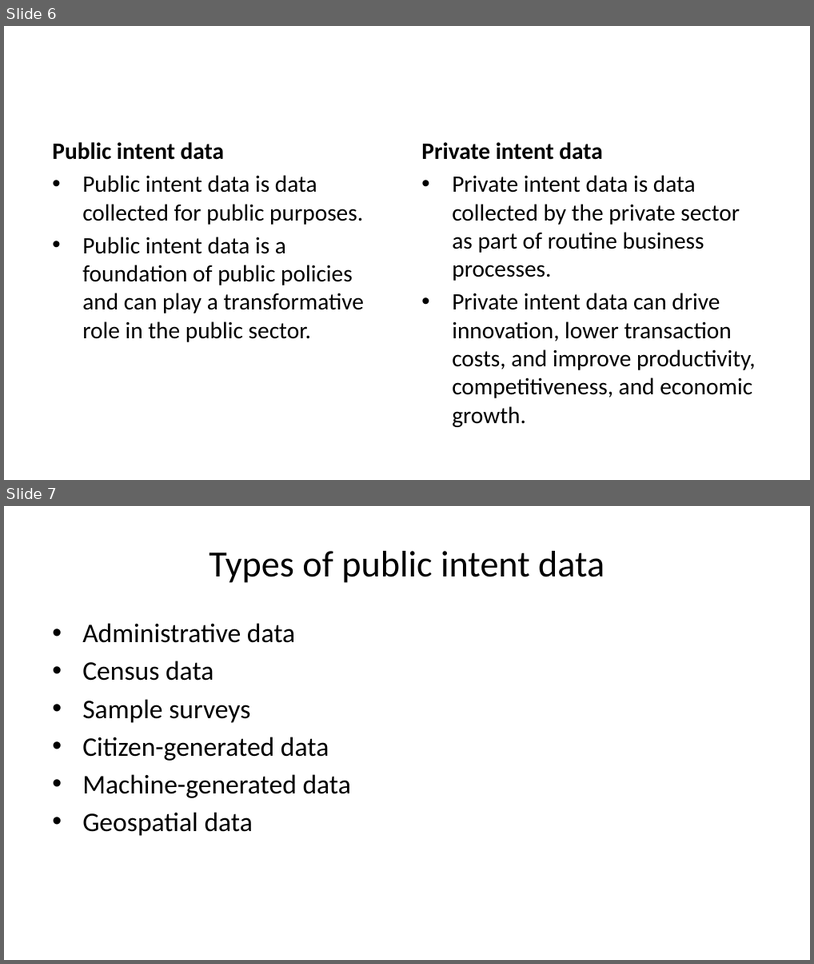
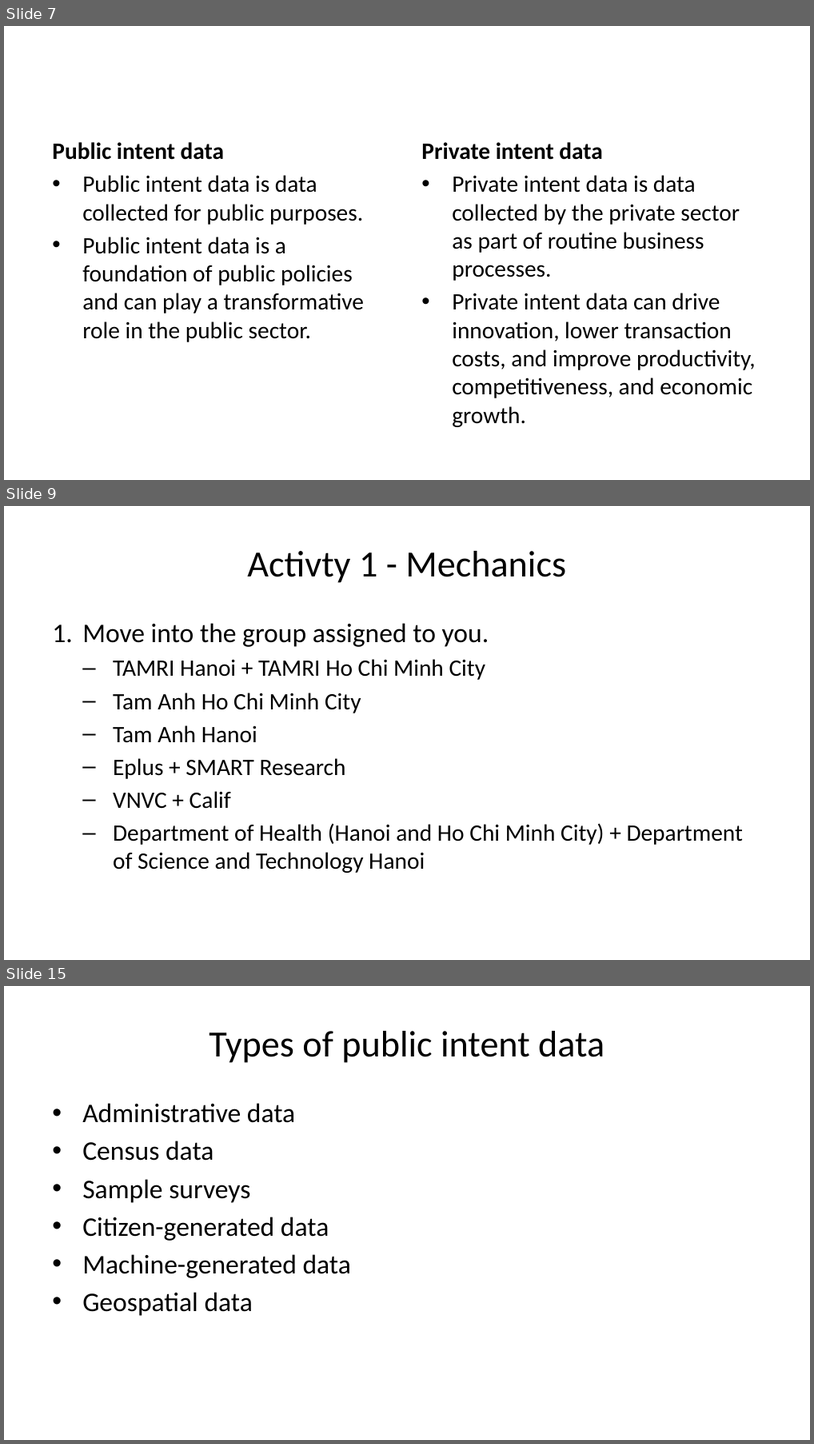
Before and after one commit to tamanh-oxford/capacity-development, a slide deck: data-frameworks/01-global-landscape.pptx. Shown one above the other, each under a label of ours: slides 6 and 7 before the commit, slides 7, 9 and 15 after it; the slides between them are not shown. The pictures are 814x964 and 814x1444 pixels, drawn with LibreOffice and Linux fonts; fonts in the diff are those of the drawing. Boxes give left, top, right and bottom in pixels: in the first picture for what was removed or moved away, otherwise in the second. Text is boxed around its words. In the diff, an @@ line names an element or a change of style, - is before the commit and + after.

```diff
--- a/data-frameworks/01-global-landscape.pptx
+++ b/data-frameworks/01-global-landscape.pptx
@@ slide 9 added at (4,506,810,960), background #FFFFFF @@
@@ title added at (247,551,566,583), 33 pt, text #000000 @@
+Activty 1 - Mechanics
@@ text added at (82,623,743,872), 21 pt, text #000000 @@
+1. Move into the group assigned to you.
+  – TAMRI Hanoi + TAMRI Ho Chi Minh City
+  – Tam Anh Ho Chi Minh City
+  – Tam Anh Hanoi
+  – Eplus + SMART Research
+  – VNVC + Calif
+  – Department of Health (Hanoi and Ho Chi Minh City) + Department of Science and Technology Hanoi
@@ what was slide 6 is now slide 7 @@
@@ what was slide 7 is now slide 15 @@
```
Also in this commit, not shown: 3 slides changed, 8 other slides added, 28 other files.
